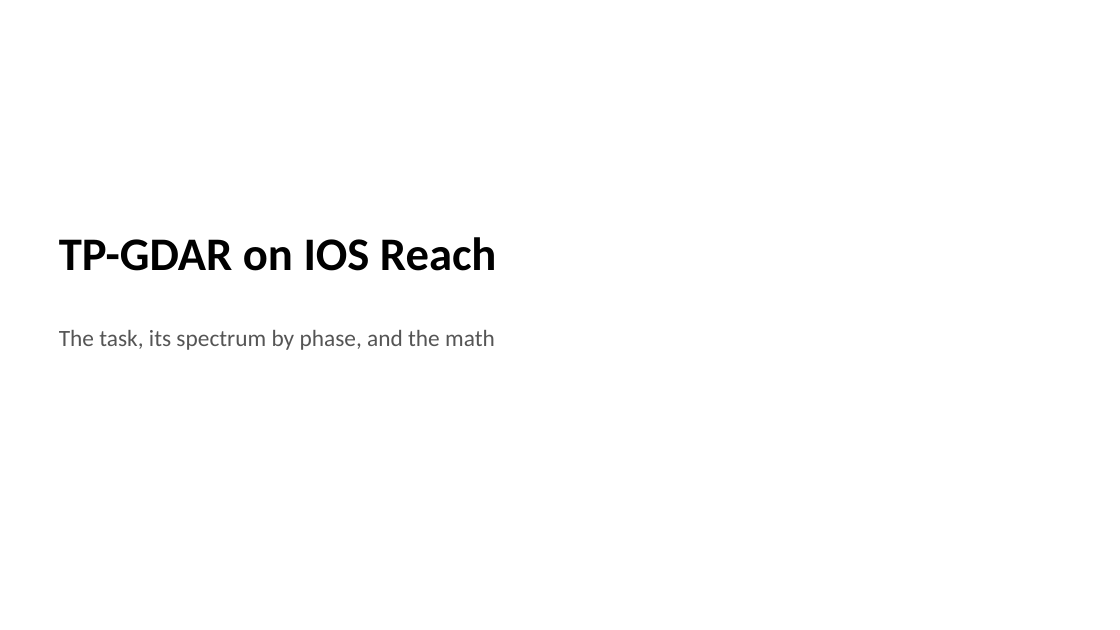
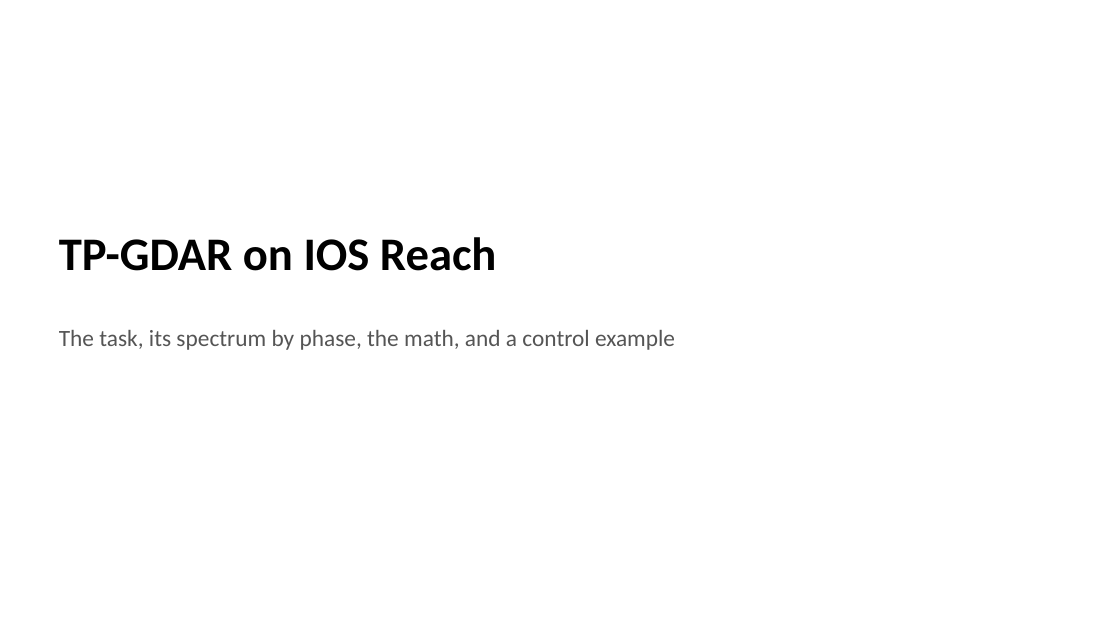
Before and after one commit to smartadi/tpgdar, a slide deck: slide 1 of TP-GDAR_IOS_Reach.pptx. Drawn at 1120x630 pixels with LibreOffice and Linux fonts; fonts in the diff are those of the drawing. Boxes give left, top, right and bottom in pixels: in the first picture for what was removed or moved away, otherwise in the second. Text is boxed around its words. In the diff, an @@ line names an element or a change of style, - is before the commit and + after.

```diff
--- a/TP-GDAR_IOS_Reach.pptx
+++ b/TP-GDAR_IOS_Reach.pptx
@@ subtitle at (59, 330, 675, 350): text changed @@
-The task, its spectrum by phase, and the math
+The task, its spectrum by phase, the math, and a control example
```
Also in this commit, not shown: 12 other slides changed, 17 slides added, 7 slides removed, 6 other files.
